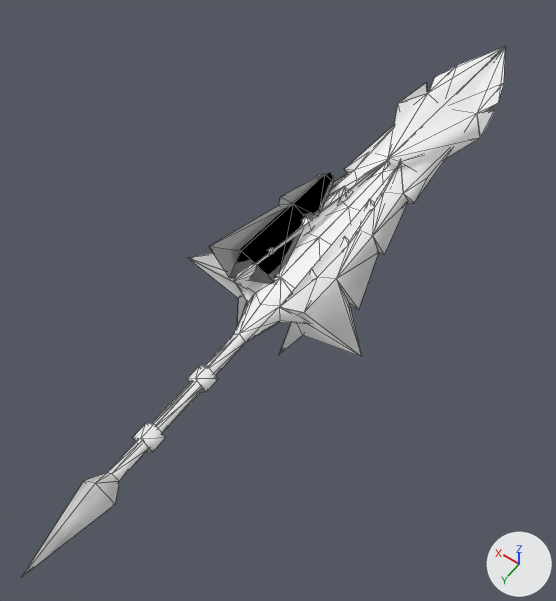
Renders of the glTF model docs/models/weapons/w07/032.glb from each side of a commit.
Rendered twice from a 50 mm lens placed at (-1.1, 1.19, 2.39), pointed at (0.07, -0.45, -0.19). The axes (+X, +Y, +Z) are drawn at lower right. The lights are the same throughout. The first picture is the older version. Mesh edges are drawn as thin lines. Vertices at exactly the same position are counted once.

The first picture shows 'Group[0]', 'Group[100]', 'Group[21]'.
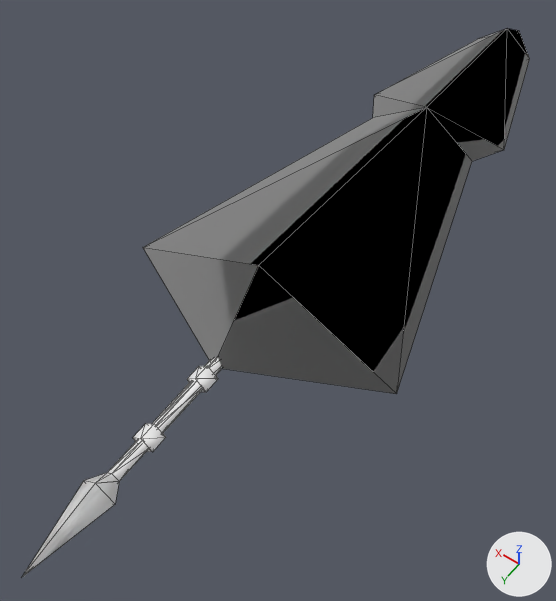
What differs and where, as boxes [x1, y1, x2, y2] in the pictures (556 x 601 px):
'Group[21]', reshaped (208% wider, 227% taller): before [209, 172, 334, 283]; after [143, 29, 530, 394]
'Group[0]', unchanged, covered by the edit: before [22, 47, 505, 577]; after [22, 357, 222, 577]
'Group[100]', unchanged, covered by the edit: before [84, 47, 505, 504]; after [84, 381, 203, 504]

What the commit changed:
me_group_21 is used by ob_group_21; location (0.0, 0.0, 0.0).
me_group_21 had 16 vertices, 28 faces and spanned x 0.0..0.337, y -1.0..-0.262, z 0.0..0.165.
me_group_21 now has 16 vertices, 28 faces and spans x -0.608..0.608, y -2.6..0.059, z -0.297..0.297.
Part 1, on me_group_21:
Vertex 0 of me_group_21 moves from (0.169, -0.344, 0.0) to (0.0, -0.235, -0.297).
Vertex 1 of me_group_21 moves from (0.169, -0.262, 0.082) at pixel (229, 277) to (0.0, 0.059, 0.0).
Vertex 2 of me_group_21 moves from (0.337, -0.344, 0.082) at pixel (208, 246) to (0.608, -0.235, 0.0) at pixel (142, 247).
Vertex 3 of me_group_21 moves from (0.169, -0.344, 0.165) at pixel (241, 250) to (0.0, -0.235, 0.297) at pixel (258, 265).
Vertex 4 of me_group_21 moves from (0.169, -0.698, 0.133) at pixel (293, 203) to (0.0, -1.51, 0.184) at pixel (426, 107).
Vertex 5 of me_group_21 moves from (0.0, -0.344, 0.082) to (-0.608, -0.235, 0.0) at pixel (396, 393).
Vertex 6 of me_group_21 moves from (0.095, -0.698, 0.082) to (-0.266, -1.51, 0.0) at pixel (472, 161).
Vertex 7 of me_group_21 moves from (0.169, -0.698, 0.031) to (0.0, -1.51, -0.184).
Vertex 8 of me_group_21 moves from (0.071, -0.742, 0.082) at pixel (318, 216) to (-0.351, -1.669, 0.0) at pixel (504, 149).
Vertex 9 of me_group_21 moves from (0.169, -0.938, 0.046) to (0.0, -2.379, -0.131).
Vertex 10 of me_group_21 moves from (0.127, -0.944, 0.082) at pixel (333, 183) to (-0.151, -2.398, 0.0) at pixel (529, 58).
Vertex 11 of me_group_21 moves from (0.169, -1.0, 0.082) at pixel (332, 172) to (0.0, -2.6, 0.0) at pixel (519, 30).
Vertex 12 of me_group_21 moves from (0.169, -0.938, 0.119) at pixel (325, 173) to (0.0, -2.379, 0.131) at pixel (507, 28).
Vertex 13 of me_group_21 moves from (0.242, -0.698, 0.082) at pixel (278, 205) to (0.266, -1.51, 0.0) at pixel (372, 117).
Vertex 14 of me_group_21 moves from (0.266, -0.742, 0.082) at pixel (280, 196) to (0.351, -1.668, 0.0) at pixel (374, 94).
Vertex 15 of me_group_21 moves from (0.211, -0.944, 0.082) at pixel (317, 175) to (0.151, -2.398, 0.0) at pixel (477, 39).
